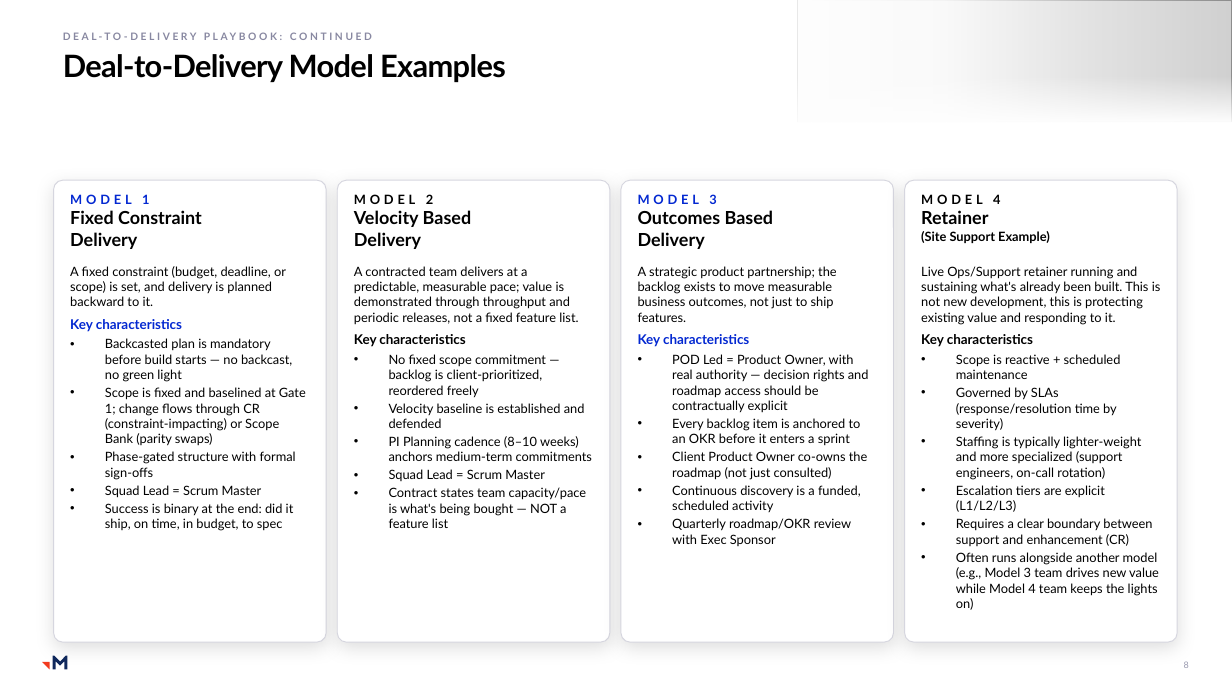
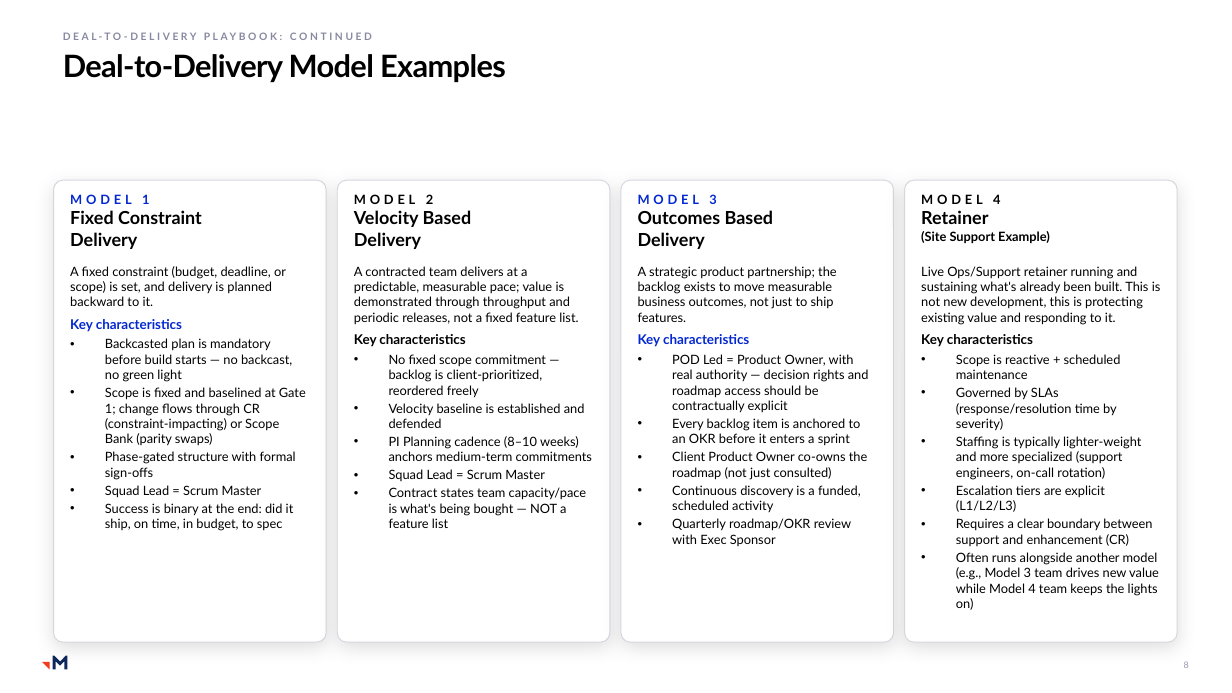
Before and after one commit to RachelHarrisMerkle/BasicMerkle, a slide deck: slide 8 of Delivery_Excellence_Kickoff_REDESIGNED.pptx. Drawn at 1232x693 pixels with LibreOffice and Linux fonts; fonts in the diff are those of the drawing; grey boxes stand for pictures. Boxes give left, top, right and bottom in pixels: in the first picture for what was removed or moved away, otherwise in the second. Text is boxed around its words. In the diff, an @@ line names an element or a change of style, - is before the commit and + after.

```diff
--- a/Delivery_Excellence_Kickoff_REDESIGNED.pptx
+++ b/Delivery_Excellence_Kickoff_REDESIGNED.pptx
@@ picture removed at box(798, 0, 1232, 122) @@
@@ rectangle removed at box(798, 0, 1232, 122) @@
@@ rectangle removed at box(798, 0, 1232, 122) @@
```
Also in this commit, not shown: 24 other slides changed, 1 other file.
